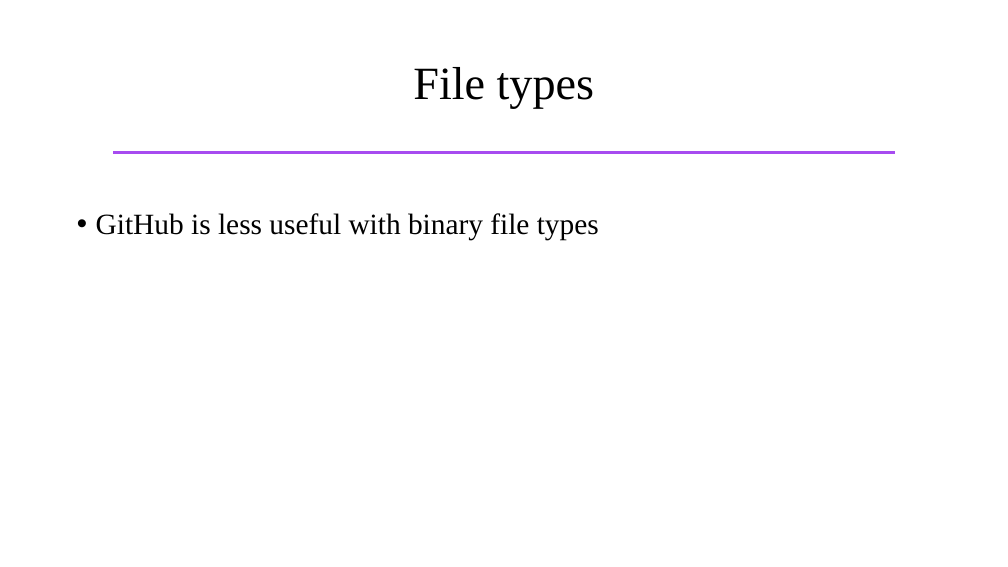
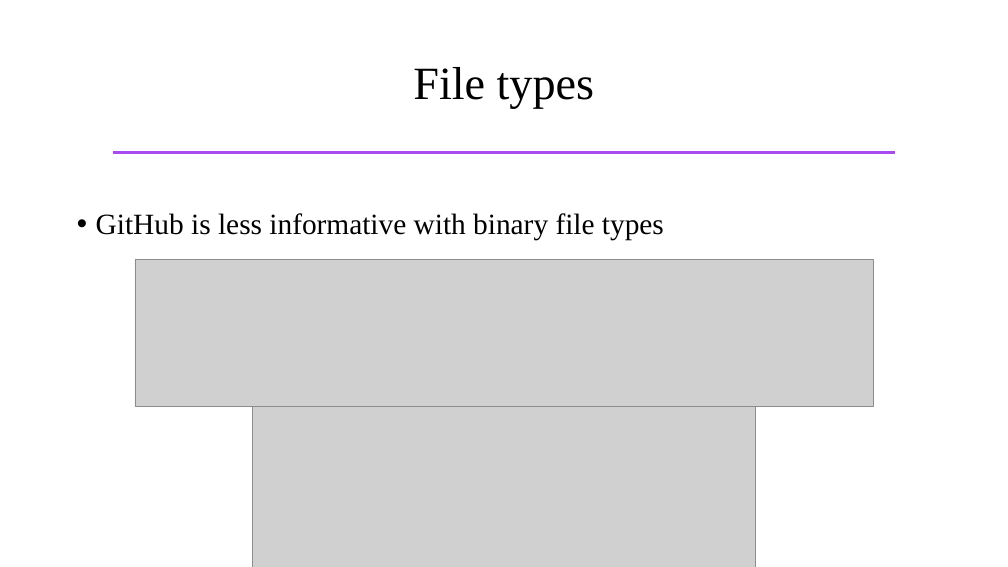
Before and after one commit to samhforbes/GitHub_Tools, a slide deck: slide 18 of GitHub_Tools.pptx (slide 16 before the commit). Drawn at 1008x567 pixels with LibreOffice and Linux fonts; fonts in the diff are those of the drawing; grey boxes stand for pictures. Boxes give left, top, right and bottom in pixels: in the first picture for what was removed or moved away, otherwise in the second. Text is boxed around its words. In the diff, an @@ line names an element or a change of style, - is before the commit and + after.

```diff
--- a/GitHub_Tools.pptx
+++ b/GitHub_Tools.pptx
@@ text at [96, 213, 664, 241]: text changed @@
-• GitHub is less useful with binary file types
+• GitHub is less informative with binary file types
@@ picture added at [135, 259, 873, 406] @@
@@ picture added at [253, 405, 756, 567] @@
```
Also in this commit, not shown: 13 slides added.
